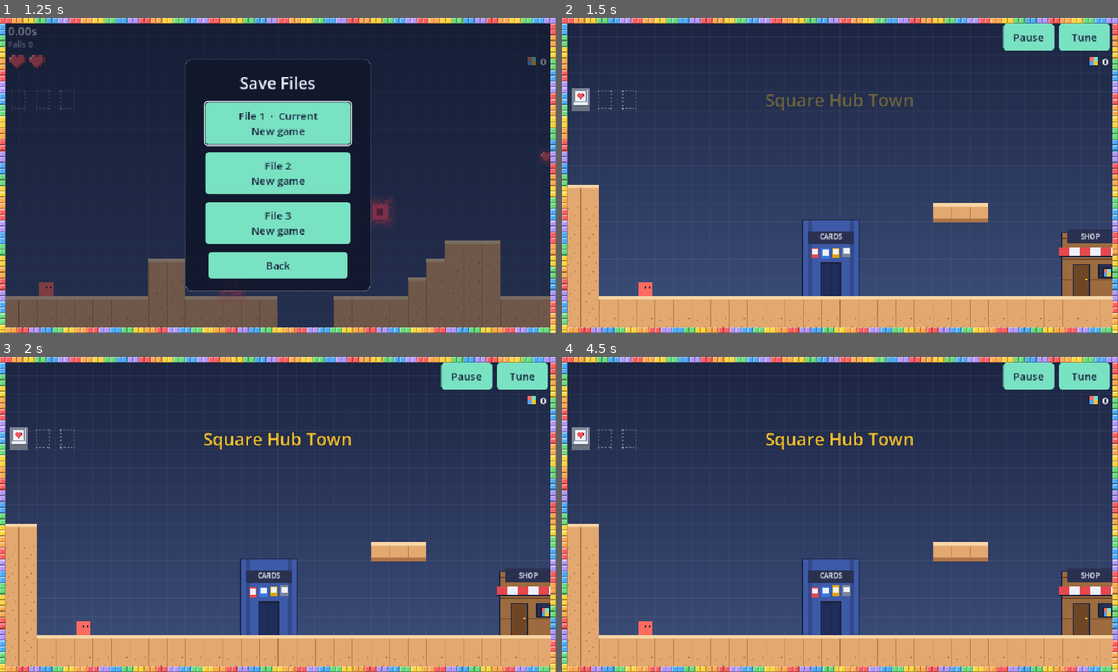
Above: before the commit, frames 1-4 (two rows, left to right).
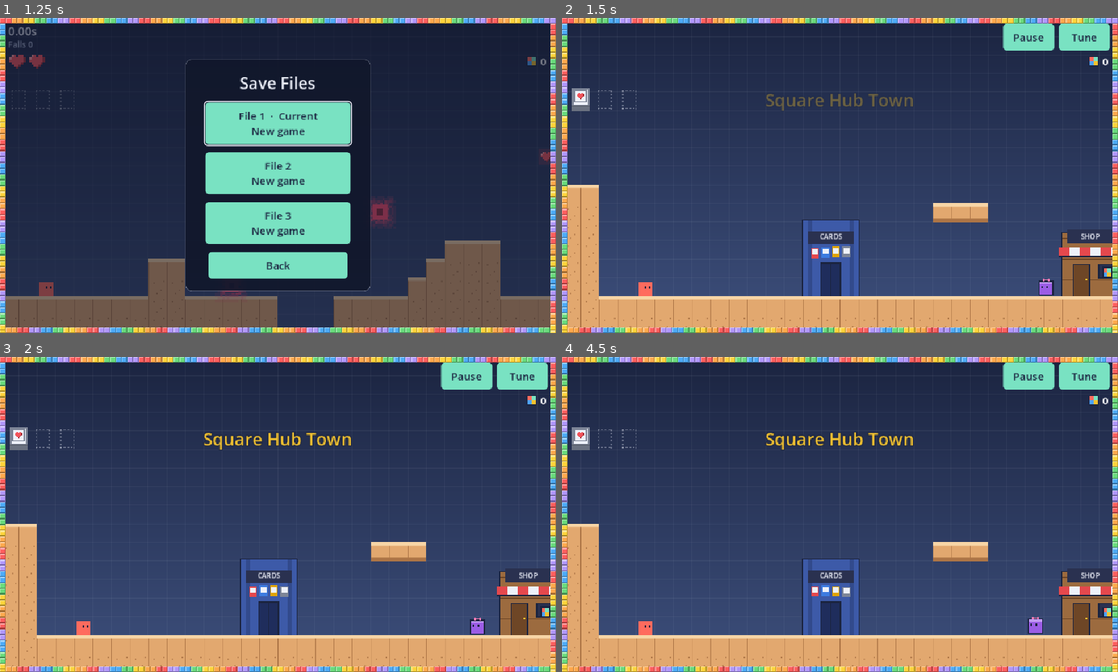
Above: after the commit, the same moments.

Repository: Wut-Lab/Gdtest
Game: Godot game, scene res://scenes/main.tscn
Two runs of this game, one before a commit and one after it. Both use one fixed random seed, a clock stepped at 60 frames per second and the inputs below.
Inputs (mouse positions are in pixels of both pictures, inside the frame that each line leads up to):
- Up to frame 1 (1.25 s): click "Play" at 0.5 s
- Up to frame 2 (1.5 s): click "File 1 · Current New game" at 1.25 s
- Up to frame 3 (2 s): no input
- Up to frame 4 (4.5 s): click (578, 438) at 2.02 s; click (606, 438) at 2.77 s; click (628, 438) at 3.52 s; click "Back" at 4.25 s

Frame 1 is identical in both runs. In frame 2, 0.2% of the frame differs, in the area x 44-99%, y 72-89%; in frame 3, 0.2%; in frame 4, 0.2%, in the area x 44-87%, y 72-88%.

Commit message:
Add Paula and Tim, walking townsfolk with three lines each
Co-Authored-By: Claude Opus 5.5 <noreply@anthropic.com>
Claude-Session: https://claude.ai/code/session_013BExeNvw9cRKcGMw9Cx8kr

Diff:
--- a/scripts/level.gd
+++ b/scripts/level.gd
@@ -148,7 +148,7 @@
 						_hard_cells[Vector2i(x, y)] = true
 				"@":
 					checkpoints.append(Vector2i(x, y))
-				"!", "$", "&", "%", "(", ")":
+				"!", "$", "&", "%", "(", ")", "{", "}":
 					doors[Vector2i(x, y)] = ch
 				"T", "B":
 					platforms[Vector2i(x, y)] = ch == "T"
--- a/scripts/main.gd
+++ b/scripts/main.gd
@@ -18,6 +18,10 @@
 var run_time := 0.0
 const WIN_REWARD := 3
 ## Terry, the lazy yellow block in town, says one of these when you talk to him.
+const _WALKER_LINES := ["Hi!", "It's a good day to dungeon dive!", "Have a great dive!"]
+const TOWNSFOLK_LINES := {"paula": _WALKER_LINES, "tim": _WALKER_LINES}
+## How many times you've talked to each townsfolk (their lines go in order).
+var _talks := {}
 const TERRY_LINES := ["Terry: \"Mmh... five more minutes.\"", "Terry: \"Paul's up there? Good for him. I'm good down here.\"",
 	"Terry: \"Jumping? Sounds exhausting.\"", "Terry: \"Zzz...\"", "Terry: \"Wake me when it's lunch.\""]
 ## First Hard or Scramble clear of a liked level.
@@ -291,6 +295,11 @@
 func _enter_door() -> void:
 	if state != State.TOWN or _near_door == "" or get_tree().paused:
 		return
+	if _near_door in TOWNSFOLK_LINES:
+		var n: int = _talks.get(_near_door, 0)
+		_talks[_near_door] = n + 1
+		hud.toast("%s: \"%s\"" % [TownDoor.NAMES[_near_door], TOWNSFOLK_LINES[_near_door][n % 3]])
+		return
 	if _near_door == "terry":
 		hud.toast(TERRY_LINES[randi() % TERRY_LINES.size()])
 		return
--- a/scripts/town_door.gd
+++ b/scripts/town_door.gd
@@ -4,25 +4,32 @@
 ## on-screen button) to go in. ! = the dungeon gate, $ = the shop, & = the card hall,
 ## % = the Replay Room (a small house, shown once it's unlocked).
 ## ( = Paul, a pink block with a mini card shop; ) = Terry, a lazy yellow block (milestones).
+## { = Paula (purple) and } = Tim (green), who walk back and forth.
 ## It sits on the floor of its cell; the building is drawn around it, 3 tiles wide.
 
 signal near_changed(door: TownDoor, near: bool)
 
-const KINDS := {"!": "dungeon", "$": "shop", "&": "cards", "%": "replay", "(": "paul", ")": "terry"}
+const KINDS := {"!": "dungeon", "$": "shop", "&": "cards", "%": "replay", "(": "paul", ")": "terry", "{": "paula", "}": "tim"}
 const NAMES := {"dungeon": "the Dungeon", "shop": "the Shop", "cards": "the Card Hall", "replay": "the Replay Room",
-	"paul": "Paul", "terry": "Terry"}
+	"paul": "Paul", "terry": "Terry", "paula": "Paula", "tim": "Tim"}
 const SIGNS := {"dungeon": "DUNGEON", "shop": "SHOP", "cards": "CARDS", "replay": "REPLAY"}
 ## Townsfolk: you talk to them instead of entering.
-const PEOPLE := ["paul", "terry"]
+const PEOPLE := ["paul", "terry", "paula", "tim"]
+## Townsfolk who stroll back and forth (body colour, highlight).
+const WALKERS := {"paula": [Color("9b5de5"), Color("c19bf2")], "tim": [Color("3dbb5c"), Color("7fdc95")]}
+const WALK_RANGE := 36.0
 const EDGE := Color("1b2440")
 
 var kind := "shop"
 ## Paul's shutter is down (his shop isn't open yet).
 var closed := false
 var _t := 0.0
+var _home := Vector2.ZERO
 
 
 func _ready() -> void:
+	_home = position
+	_t = randf() * 10.0
 	var col := CollisionShape2D.new()
 	var shape := RectangleShape2D.new()
 	shape.size = Vector2(40, 40)
@@ -35,6 +42,8 @@
 
 func _process(delta: float) -> void:
 	_t += delta
+	if WALKERS.has(kind):
+		position.x = _home.x + WALK_RANGE * sin(_t * 0.7)
 	queue_redraw()
 
 
@@ -46,6 +55,7 @@
 		"replay": _draw_replay()
 		"paul": _draw_paul()
 		"terry": _draw_terry()
+		"paula", "tim": _draw_walker()
 	if not SIGNS.has(kind):
 		return
 	var font := ThemeDB.fallback_font
@@ -184,3 +194,23 @@
 		var k := fmod(_t * 0.5 + i / 3.0, 1.0)
 		draw_string(font, Vector2(12 + k * 14, -24 - k * 26), "z", HORIZONTAL_ALIGNMENT_LEFT, -1,
 			10 + int(k * 6), Color(1, 1, 1, 1.0 - k))
+
+
+## Paula / Tim: a square strolling back and forth, bobbing, eyes looking the way it walks.
+func _draw_walker() -> void:
+	var cols: Array = WALKERS[kind]
+	var dir := 1.0 if cos(_t * 0.7) >= 0.0 else -1.0
+	var y := -2.0 * absf(sin(_t * 6.0))
+	draw_rect(Rect2(-13, -26 + y, 26, 26), EDGE)
+	draw_rect(Rect2(-11, -24 + y, 22, 22), cols[0])
+	draw_rect(Rect2(-11, -24 + y, 22, 4), cols[1])
+	var blink := fmod(_t + 1.3, 3.6) < 0.12
+	for ex in [-6, 2]:
+		draw_rect(Rect2(ex + dir * 2, -17 + y, 3, 1 if blink else 4), EDGE)
+	if kind == "paula":
+		# A little bow on top.
+		draw_colored_polygon(PackedVector2Array([Vector2(-6, -30 + y), Vector2(0, -27 + y), Vector2(-6, -24 + y)]), Color("f27bb5"))
+		draw_colored_polygon(PackedVector2Array([Vector2(6, -30 + y), Vector2(0, -27 + y), Vector2(6, -24 + y)]), Color("f27bb5"))
+	else:
+		# A small backpack, ready for a dive.
+		draw_rect(Rect2(-dir * 13 - (4 if dir > 0 else 0), -20 + y, 4, 12), Color("8a5a2b"))
Not shown, changed: levels/town.txt
Not shown, changed: CLAUDE.md
